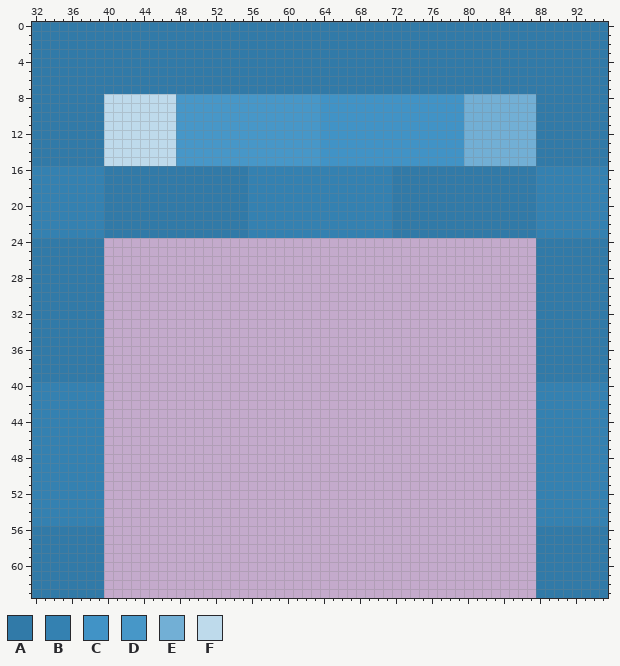
File history of a sprite sheet, textures/3d_armor_plus_helmet_obsidian_preview.png. The picture above was drawn from the file before the commit.
The file is 128x256 pixels. Pixels under 10% opacity are left out. Colours within 5 levels of each other are drawn and written as one. Shown: x 32..95, y 0..63.
Palette (. is transparent): A #317aa8  B #3481b1  C #4193c6  D #4797c8  E #72afd5  F #bedaeb
Now the later version:
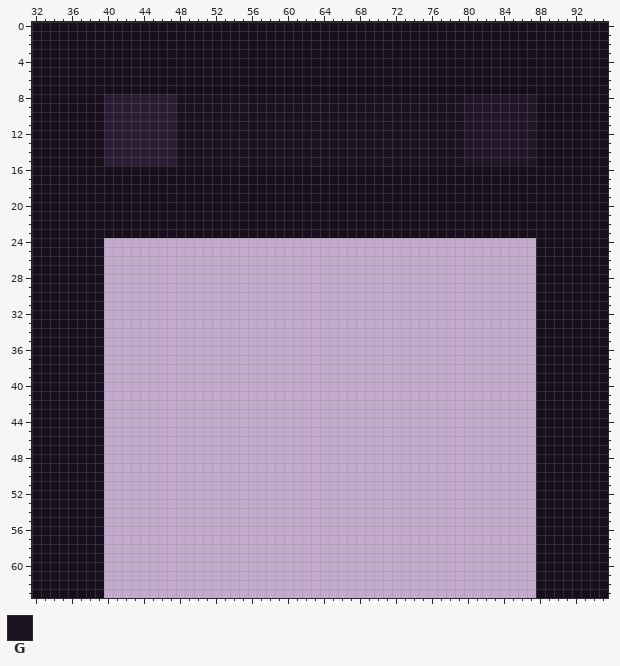
Colours new in this view: G #1b1221
Edits made:
colour A: #317aa8 -> #160e1a
colour E: #72afd5 -> #211528
colour F: #bedaeb -> #2b1c34
y 8..15: x 48..79 DDDDDDDDDDDDDDDDCCCCCCCCCCCCCCCC -> GGGGGGGGGGGGGGGGGGGGGGGGGGGGGGGG
y 16..23: x 32..39 BBBBBBBB -> AAAAAAAA; x 56..71 BBBBBBBBBBBBBBBB -> AAAAAAAAAAAAAAAA; x 88..95 BBBBBBBB -> AAAAAAAA
y 40..55: x 32..39 BBBBBBBB -> AAAAAAAA; x 88..95 BBBBBBBB -> AAAAAAAA
Pixel boxes of the changes (left, top, right, bottom) in both pictures:
changed: (32, 22, 608, 598)
